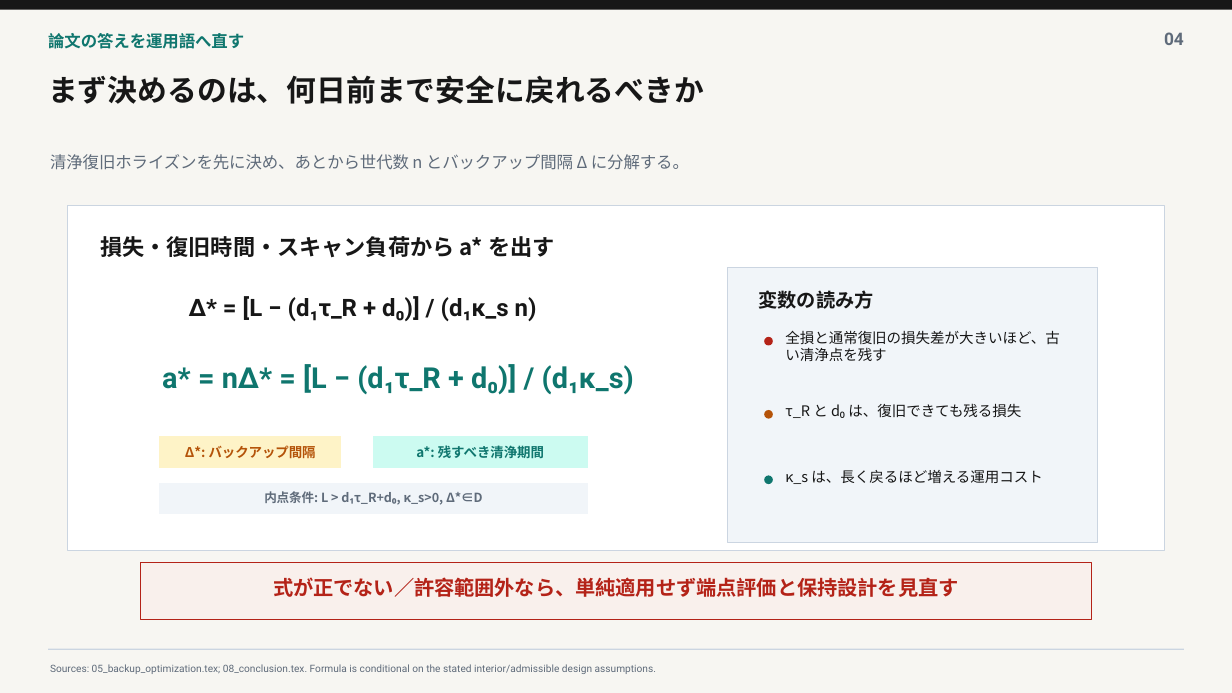
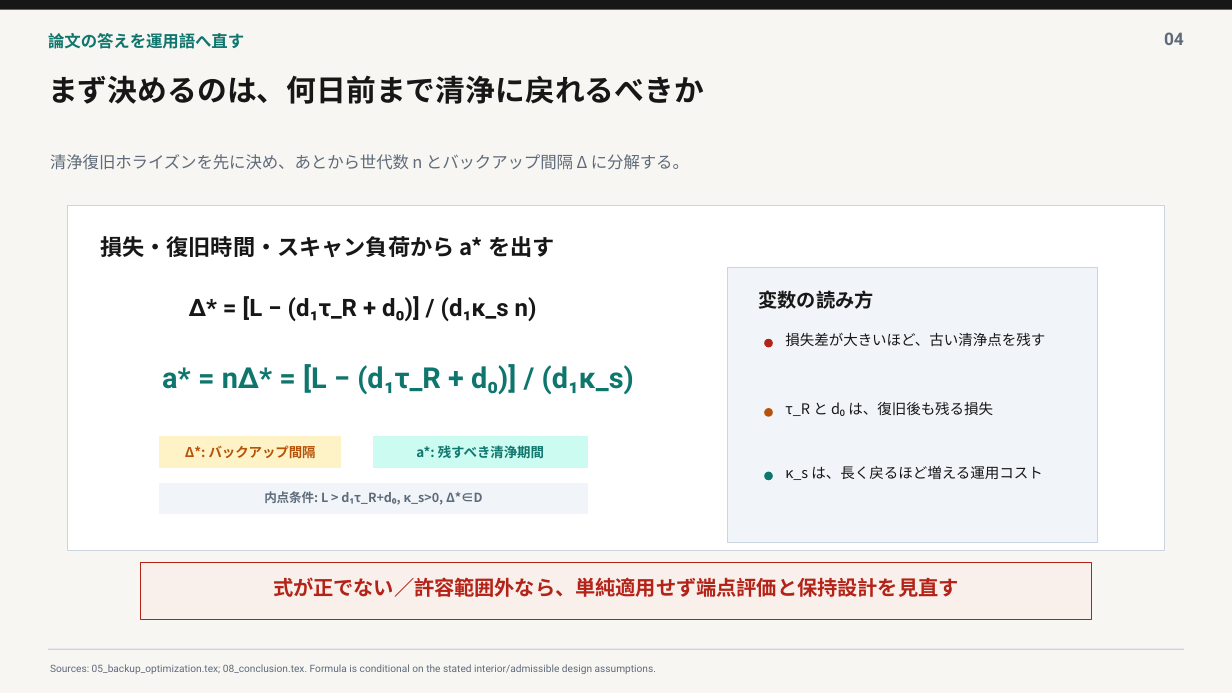
Before and after one commit to t0m0h1r0/research-backup, a slide deck: slide 4 of paper/presentations/heavy_tail_backup_intro/heavy_tail_backup_intro.pptx. Drawn at 1232x693 pixels with LibreOffice and Linux fonts; fonts in the diff are those of the drawing. Boxes give left, top, right and bottom in pixels: in the first picture for what was removed or moved away, otherwise in the second. Text is boxed around its words. In the diff, an @@ line names an element or a change of style, - is before the commit and + after.

```diff
--- a/paper/presentations/heavy_tail_backup_intro/heavy_tail_backup_intro.pptx
+++ b/paper/presentations/heavy_tail_backup_intro/heavy_tail_backup_intro.pptx
@@ text at <box>48,75,704,104</box>: text changed @@
-まず決めるのは、何日前まで安全に戻れるべきか
+まず決めるのは、何日前まで清浄に戻れるべきか
@@ text at <box>785,332,1045,346</box>: text changed @@
-全損と通常復旧の損失差が大きいほど、古い清浄点を残す
+損失差が大きいほど、古い清浄点を残す
@@ text at <box>785,402,993,416</box>: text changed @@
-τ_R と d₀ は、復旧できても残る損失
+τ_R と d₀ は、復旧後も残る損失
@@ ellipse: place and size @@
-ellipse at <box>764,476,773,484</box>
+ellipse at <box>764,471,773,480</box>
@@ text "κ_s は、長く戻るほど増える運用コスト": place and size @@
-text "κ_s は、長く戻るほど増える運用コスト" at <box>785,470,1042,484</box>
+text "κ_s は、長く戻るほど増える運用コスト" at <box>785,466,1042,480</box>
```
Also in this commit, not shown: 3 other slides changed, 3 other files.
